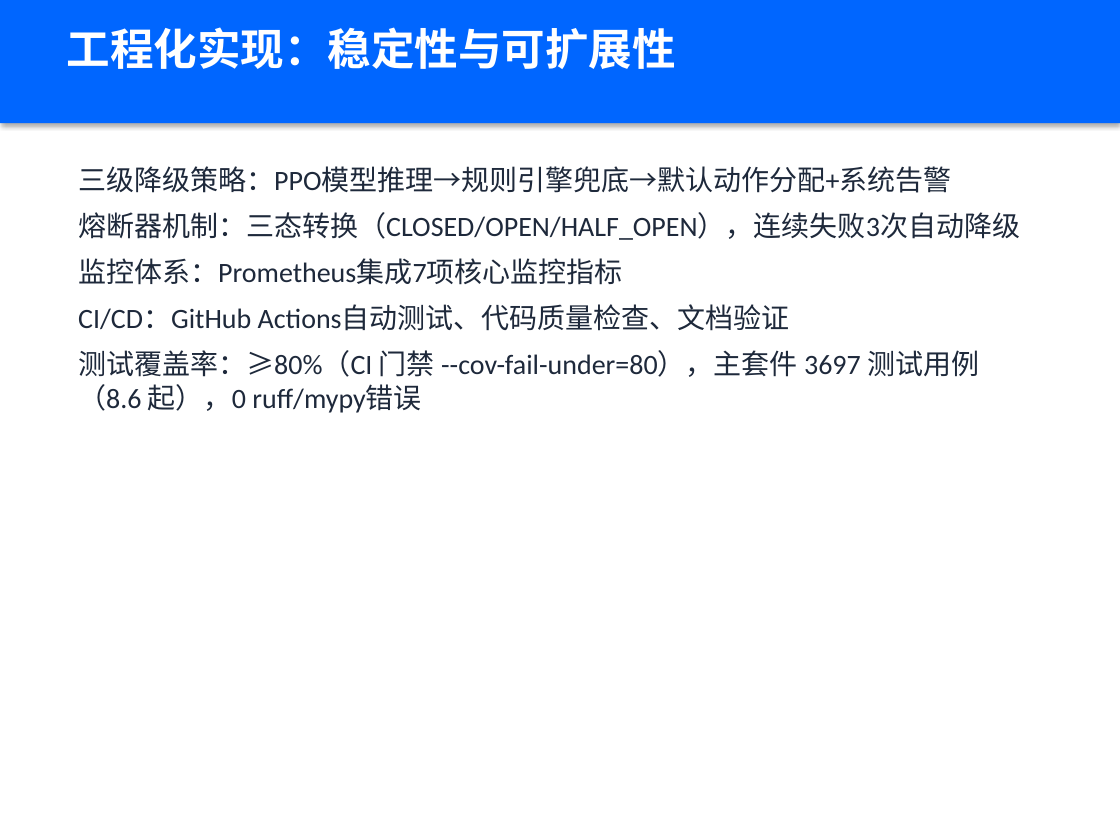
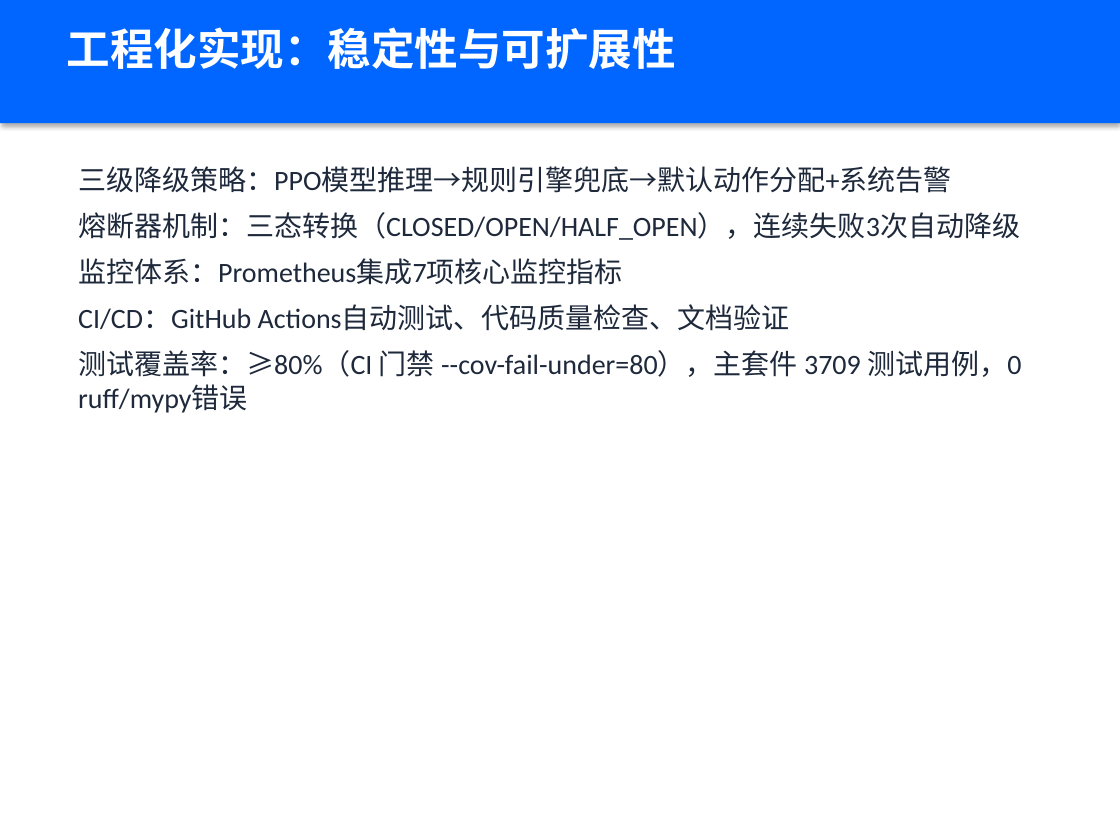
Before and after one commit to xiabai2008/quantum-rl-scheduler, a slide deck: slide 15 of deliverable_models/答辩PPT.pptx. Drawn at 1120x840 pixels with LibreOffice and Linux fonts; fonts in the diff are those of the drawing. Boxes give left, top, right and bottom in pixels: in the first picture for what was removed or moved away, otherwise in the second. Text is boxed around its words. In the diff, an @@ line names an element or a change of style, - is before the commit and + after.

```diff
--- a/deliverable_models/答辩PPT.pptx
+++ b/deliverable_models/答辩PPT.pptx
@@ text at <box>78,350,1021,413</box>: text changed @@
-测试覆盖率：≥80%（CI 门禁 --cov-fail-under=80），主套件 3697 测试用例（8.6 起），0 ruff/mypy错误
+测试覆盖率：≥80%（CI 门禁 --cov-fail-under=80），主套件 3709 测试用例，0 ruff/mypy错误
```
Also in this commit, not shown: 3 other slides changed, 13 other files.
